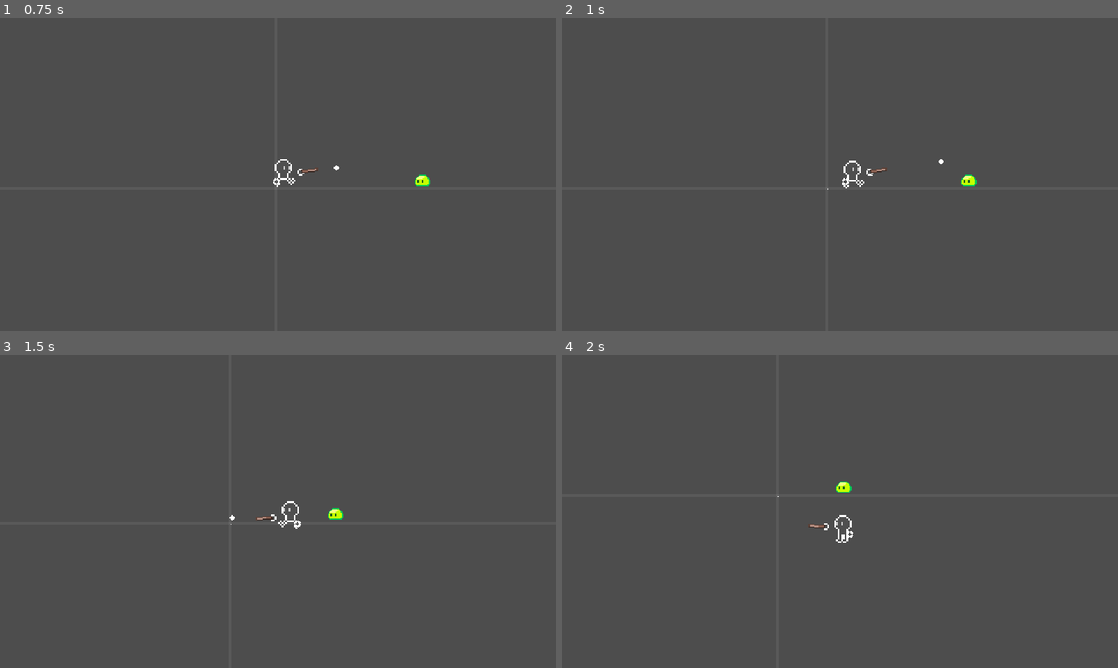
Above: before the commit, frames 1-4 (two rows, left to right).
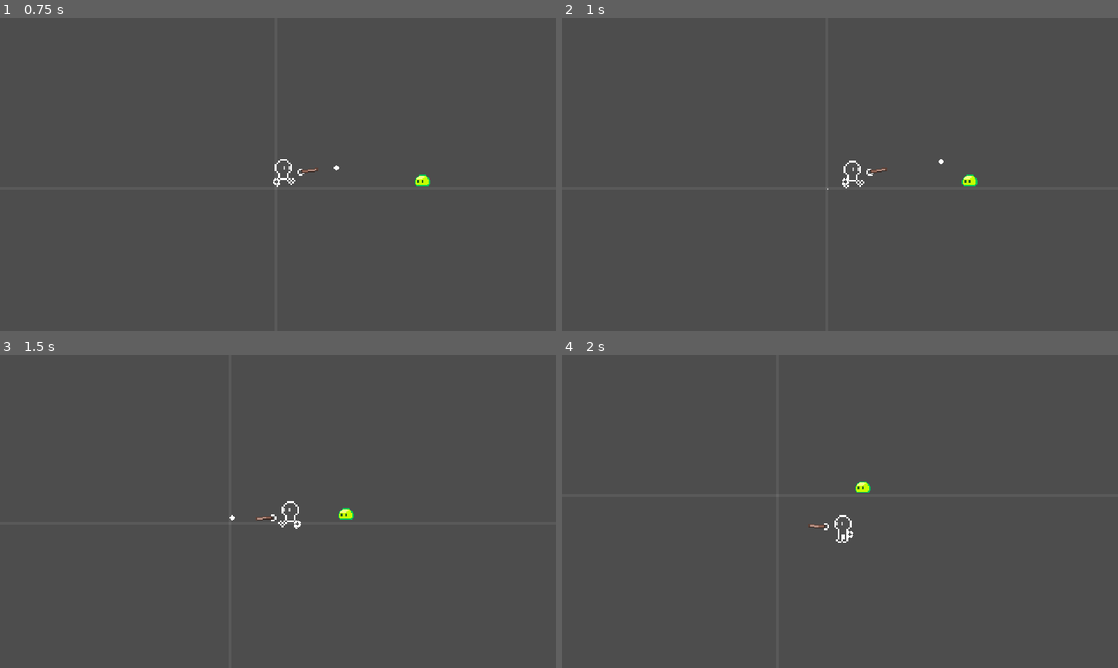
Above: after the commit, the same moments.

Repository: xharris/magicmissiles
Game: Godot game, scene res://game.tscn
The game is run twice, just before and just after one commit, with the same random seed, the same clock (stepped at 60 frames per second) and the same inputs.
Inputs (mouse positions are in pixels of both pictures, inside the frame that each line leads up to):
- Up to frame 1 (0.75 s): move the mouse to (400, 158) at 0.52 s; hold D (right) from 0.53 s (still down); click (400, 158) at 0.6 s
- Up to frame 2 (1 s): keep holding D (right)
- Up to frame 3 (1.5 s): move the mouse to (166, 527) at 1.27 s; release D (right) at 1.28 s; hold S (down) from 1.28 s (still down); click (166, 527) at 1.35 s
- Up to frame 4 (2 s): keep holding S (down)

Frame 1 is identical in both runs. In frame 2, less than 0.1% of the frame differs, in the area x 71-75%, y 50-54%; in frame 3, 0.1%; in frame 4, 0.2%, in the area x 38-56%, y 40-46%.

Commit message:
expires now disables hitboxes

Diff:
--- a/components/actor_sprite/actor_sprite.gd
+++ b/components/actor_sprite/actor_sprite.gd
@@ -8,9 +8,8 @@
 
 @export var config: ActorSpriteConfig:
     set(v):
-        if config != v:
-            config = v
-            update()
+        config = v
+        update()
 
 var face_direction: Vector2
 var walk_speed: float
--- a/components/context_node/context_node.gd
+++ b/components/context_node/context_node.gd
@@ -24,6 +24,7 @@
 var faction: Faction
 var sense: Sense
 var actor_ctrl: ActorControl
+var on_hit: OnHit
 
 ## TODO why do I need this?
 func duplicate() -> ContextNode:
@@ -35,6 +36,9 @@
     dupe.visual_node = visual_node
     dupe.faction = faction
     dupe.sense = sense
+    dupe.on_hit = on_hit
+    dupe.actor_ctrl = actor_ctrl
+    dupe.character = character
     return dupe
 
 func _to_string() -> String:
--- a/components/hurtbox/hurtbox.gd
+++ b/components/hurtbox/hurtbox.gd
@@ -3,7 +3,7 @@
 
 signal apply_status_effect(effect: StatusEffect, ctx: StatusEffectContext)
 
-var _log = Logger.new("hurtbox", Logger.Level.DEBUG)
+var _log = Logger.new("hurtbox")#, Logger.Level.DEBUG)
 var _body_entered: Array[Node2D]
 
 func _ready() -> void:
--- a/components/vfx/vfx.gd
+++ b/components/vfx/vfx.gd
@@ -1,6 +1,8 @@
 @tool
 extends Node2D
 class_name Vfx
+
+signal line_finished
 
 @onready var particles: GPUParticles2D = %GPUParticles2D
 @onready var line: Line2D = %Line2D
@@ -20,22 +22,16 @@
 @export_tool_button("Update")
 var update_action = update
 
-var active:bool = true
+var _shaded_node: CanvasItem
+var _disabled: bool
 
-var _shaded_node: CanvasItem
-
-func _ready() -> void:
-    if not Engine.is_editor_hint():
-        line.clear_points()
-    update()
-
-func _process(delta: float) -> void:
-    if not Engine.is_editor_hint():
-        ## create new point in line
-        if config and config.line_max_points > 0 and line.visible:
-            line.add_point(global_position)
-        if line.get_point_count() > (config.line_max_points if config else 0):
-            line.remove_point(0)
+func disable():
+    _disabled = true
+    if particles.emitting and particles.process_material and particles.texture:
+        particles.emitting = false
+        await particles.finished
+    if line.get_point_count() > 0:
+        await line_finished
 
 func clear():
     if _shaded_node:
@@ -68,3 +64,18 @@
     if _shaded_node:
         var mat = config.material if config else null
         _shaded_node.material = mat
+
+func _ready() -> void:
+    if not Engine.is_editor_hint():
+        line.clear_points()
+    update()
+
+func _process(delta: float) -> void:
+    if not Engine.is_editor_hint():
+        ## create new point in line
+        if _disabled and config and config.line_max_points > 0 and line.visible:
+            line.add_point(global_position)
+        if line.get_point_count() > (config.line_max_points if config else 0):
+            line.remove_point(0)
+            if line.get_point_count() == 0:
+                line_finished.emit()
--- a/entities/actor/actor.gd
+++ b/entities/actor/actor.gd
@@ -38,6 +38,8 @@
 
 func context() -> ContextNode:
     var ctx = ContextNode.new()
+    if Engine.is_editor_hint():
+        return ctx
     ctx.node = self
     ctx.status_ctrl = status_effect_ctrl
     ctx.hurtbox = hurtbox
@@ -46,11 +48,13 @@
     ctx.faction = config.faction if config else null
     ctx.actor_ctrl = control
     ctx.sense = sense
+    ctx.on_hit = on_hit
     return ctx
 
 func update():
     if not config:
         return
+    NodeUtil.reconnect_str(config, "changed", update)
     # camera
     if camera:
         camera.config = config.camera
--- a/entities/magic/magic.gd
+++ b/entities/magic/magic.gd
@@ -24,7 +24,7 @@
         source = v
         update()
 
-var _log = Logger.new("magic", Logger.Level.DEBUG)
+var _log = Logger.new("magic")#, Logger.Level.DEBUG)
 
 func context() -> ContextNode:
     var ctx = ContextNode.new()
--- a/resources/actor_configs/slime/slime.tres
+++ b/resources/actor_configs/slime/slime.tres
@@ -9,8 +9,10 @@
 [ext_resource type="Resource" uid="uid://dunctek71rvt7" path="res://resources/status_effects/knockback/knockback_self_mid.tres" id="5_pxuim"]
 [ext_resource type="Resource" uid="uid://vl6akb4i0vji" path="res://resources/status_effects/knockback/knockback_mid.tres" id="6_oiwtk"]
 
+[sub_resource type="CircleShape2D" id="CircleShape2D_7m2b0"]
+
 [sub_resource type="CircleShape2D" id="CircleShape2D_gg6wn"]
-radius = 32.0
+radius = 20.0
 
 [sub_resource type="CircleShape2D" id="CircleShape2D_tbwq1"]
 radius = 16.0
@@ -19,10 +21,10 @@
 script = ExtResource("3_jr44v")
 faction = ExtResource("1_3h644")
 hp_max = 5
-move_speed = 200
+move_speed = 150
 magic_configs = Array[ExtResource("1_b6ki0")]([])
 hurtbox = Array[Shape2D]([SubResource("CircleShape2D_gg6wn")])
-body = Array[Shape2D]([])
+body = Array[Shape2D]([SubResource("CircleShape2D_7m2b0")])
 body_position = Vector2(0, 0)
 visual_scale = Vector2(2, 2)
 sprite = ExtResource("5_jr44v")
--- a/resources/status_effects/expires/expires.gd
+++ b/resources/status_effects/expires/expires.gd
@@ -12,12 +12,17 @@
     ctx.target.node.add_child(timer)
 
 func _on_timer_timeout(ctx: StatusEffectContext):
+    if ctx.target.on_hit:
+        NodeUtil.disable(ctx.target.on_hit)
+    if ctx.target.hurtbox:
+        NodeUtil.disable(ctx.target.hurtbox)
+    if ctx.target.character:
+        NodeUtil.disable(ctx.target.character)
     if ctx.target.visual_node:
-        ctx.target.visual_node.hide()
+        NodeUtil.disable(ctx.target.visual_node)
     if ctx.target.vfx:
-        ctx.target.vfx.particles.emitting = false
-        await ctx.target.vfx.particles.finished
-    ctx.target.node.queue_free()
+        await ctx.target.vfx.disable()
+    NodeUtil.remove(ctx.target.node)
 
 func remove():
     pass # TODO remove timer
--- a/resources/status_effects/knockback/knockback.gd
+++ b/resources/status_effects/knockback/knockback.gd
@@ -1,7 +1,7 @@
 extends StatusEffect
 class_name EffectKnockback
 
-static var _log = Logger.new("knockback", Logger.Level.DEBUG)
+static var _log = Logger.new("knockback")#, Logger.Level.DEBUG)
 
 enum Target {SOURCE, TARGET}
 
--- /dev/null
+++ b/scripts/await.gd
@@ -0,0 +1,20 @@
+class Await:
+    signal all_done
+    signal signal_done
+    var count = 0
+
+    func _signal_done():
+        count -= 1
+        if count <= 0:
+            all_done.emit()
+
+    func use(sig: Signal):
+        count += 1
+        sig.connect(_signal_done)
+
+    static func all(signals: Array[Signal]):
+        var a = Await.new()
+        for sig in signals:
+            a.use(sig)
+        if a.count > 0:
+            await a.all_done
--- a/scripts/node_util.gd
+++ b/scripts/node_util.gd
@@ -5,7 +5,7 @@
     if not sig.is_connected(method):
         sig.connect(method)
 
-static func reconnect_str(node: Node, sig_name: String, method: Callable):
+static func reconnect_str(node: Object, sig_name: String, method: Callable):
     if node.has_signal(sig_name) and not node.is_connected(sig_name, method):
         node.connect(sig_name, method)
 
@@ -27,3 +27,8 @@
     if node is Node2D:
         return node.visible
     return true
+
+static func remove(node: Node):
+    var parent = node.get_parent()
+    parent.remove_child(node)
+    node.queue_free()
Not shown: 1 places in resources/actor_configs/slime/slime.tres that only renumber resources
Not shown, added: scripts/await.gd.uid
